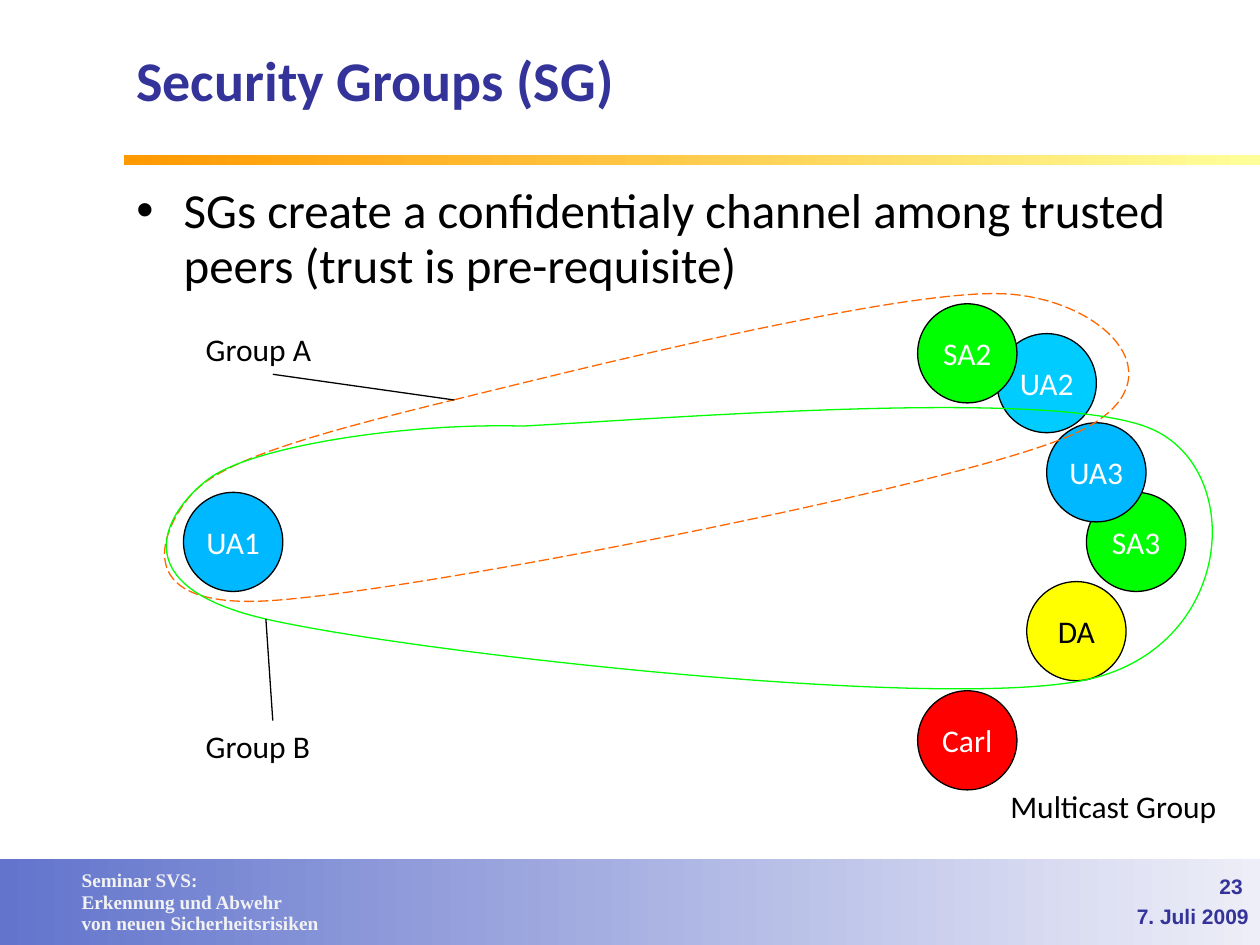
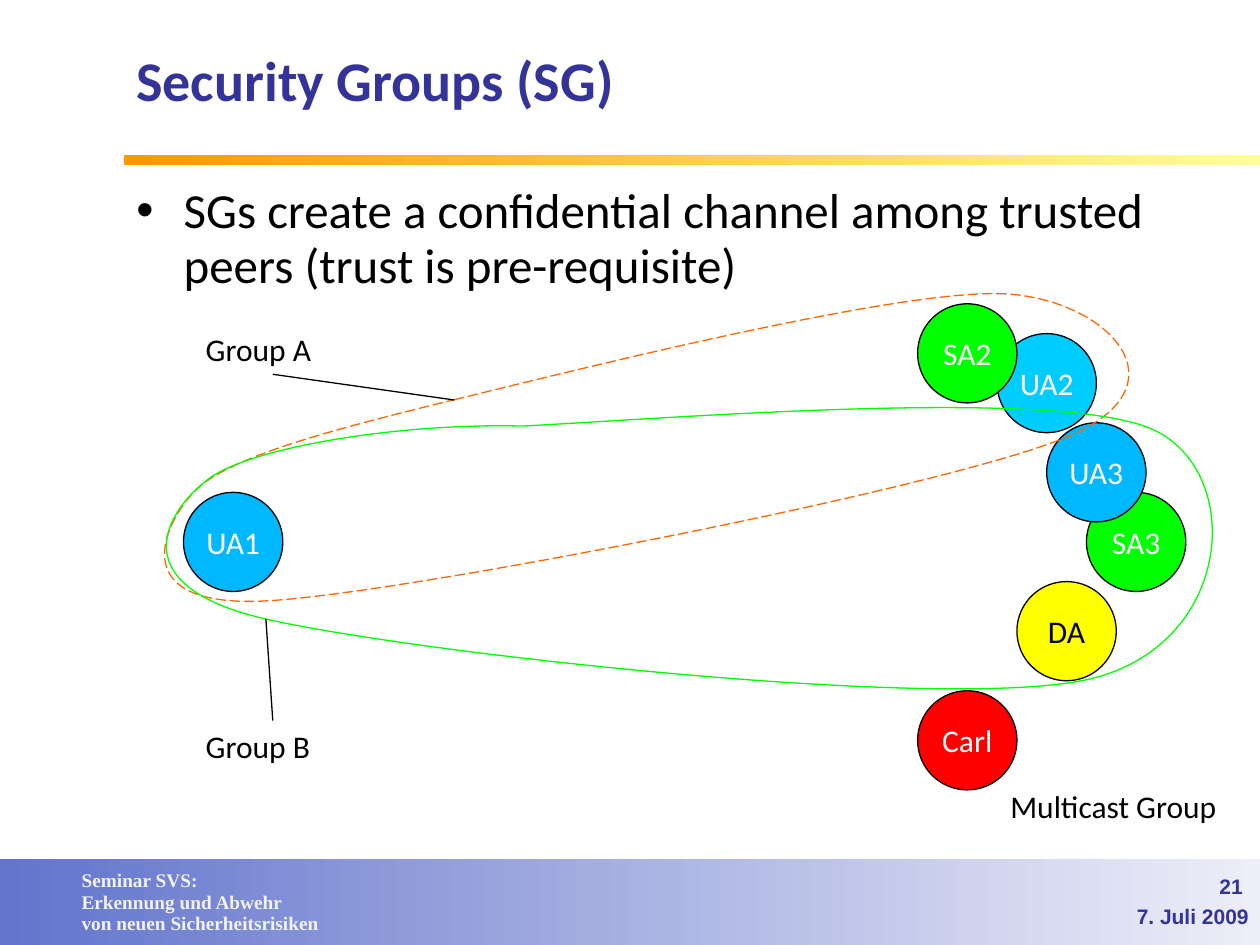
Before and after one commit to lemmy/SecuredSLP, a slide deck: slide 21 of doc/Service Discovery in open networks.ppt (slide 23 before the commit). Drawn at 1260x945 pixels with LibreOffice and Linux fonts; fonts in the diff are those of the drawing; background and template pictures are left out. Boxes give left, top, right and bottom in pixels: in the first picture for what was removed or moved away, otherwise in the second. Text is boxed around its words. In the diff, an @@ line names an element or a change of style, - is before the commit and + after.

```diff
--- a/doc/Service Discovery in open networks.ppt
+++ b/doc/Service Discovery in open networks.ppt
@@ text at [184,194,1143,291]: text changed @@
-• SGs create a confidentialy channel among trusted peers (trust is pre-requisite)
+• SGs create a confidential channel among trusted peers (trust is pre-requisite)
@@ ellipse "DA": place and size @@
-ellipse "DA" at [1027,582,1126,682]
+ellipse "DA" at [1017,582,1116,682]
@@ page number at [1219,879,1242,894]: text changed @@
-23
+21
```
Also in this commit, not shown: 8 other slides changed, 2 slides added.
